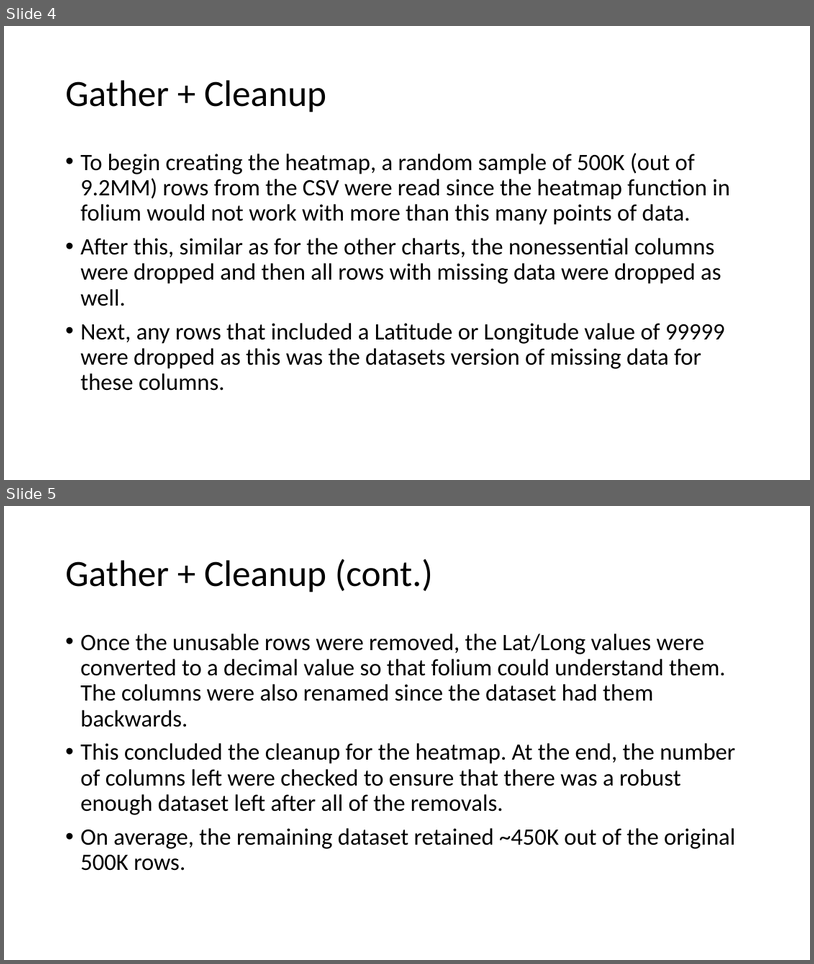
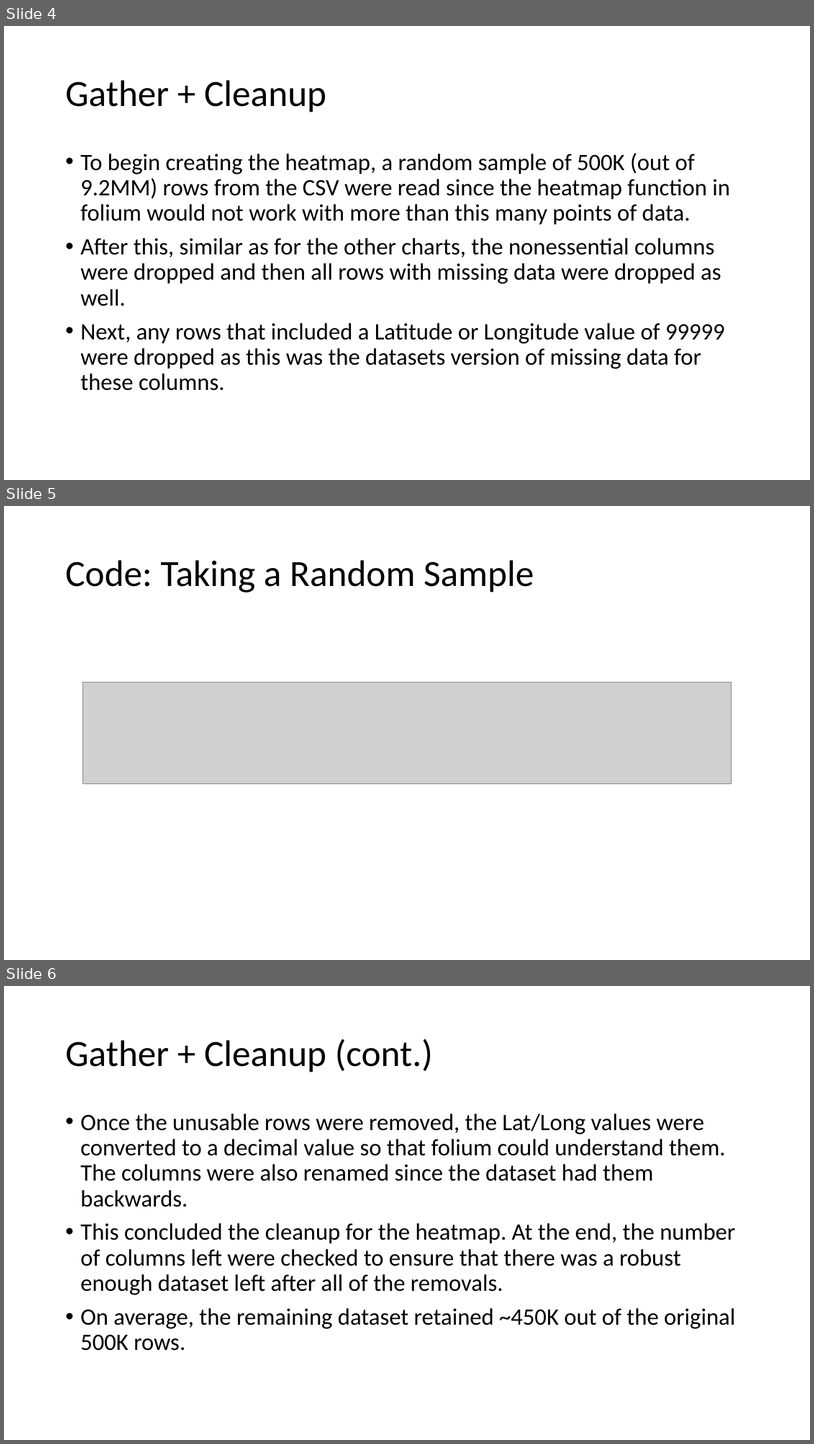
Before and after one commit to sdesai39/Project1, a slide deck: Heatmap.pptx. Shown one above the other, each under a label of ours: slides 4 and 5 before the commit, slides 4, 5 and 6 after it. The pictures are 814x964 and 814x1444 pixels, drawn with LibreOffice and Linux fonts; fonts in the diff are those of the drawing; grey boxes stand for pictures. Boxes give left, top, right and bottom in pixels: in the first picture for what was removed or moved away, otherwise in the second. Text is boxed around its words. In the diff, an @@ line names an element or a change of style, - is before the commit and + after.

Commit message:
Heatmap Powerpoint slides added images

```diff
--- a/Heatmap.pptx
+++ b/Heatmap.pptx
@@ slide 5 added at [4, 506, 810, 960], background #FFFFFF @@
@@ title added at [65, 560, 534, 592], 44 pt, text #000000 @@
+Code: Taking a Random Sample
@@ picture added at [82, 682, 732, 784] @@
@@ what was slide 5 is now slide 6 @@
```
Also in this commit, not shown: 2 other slides added.
